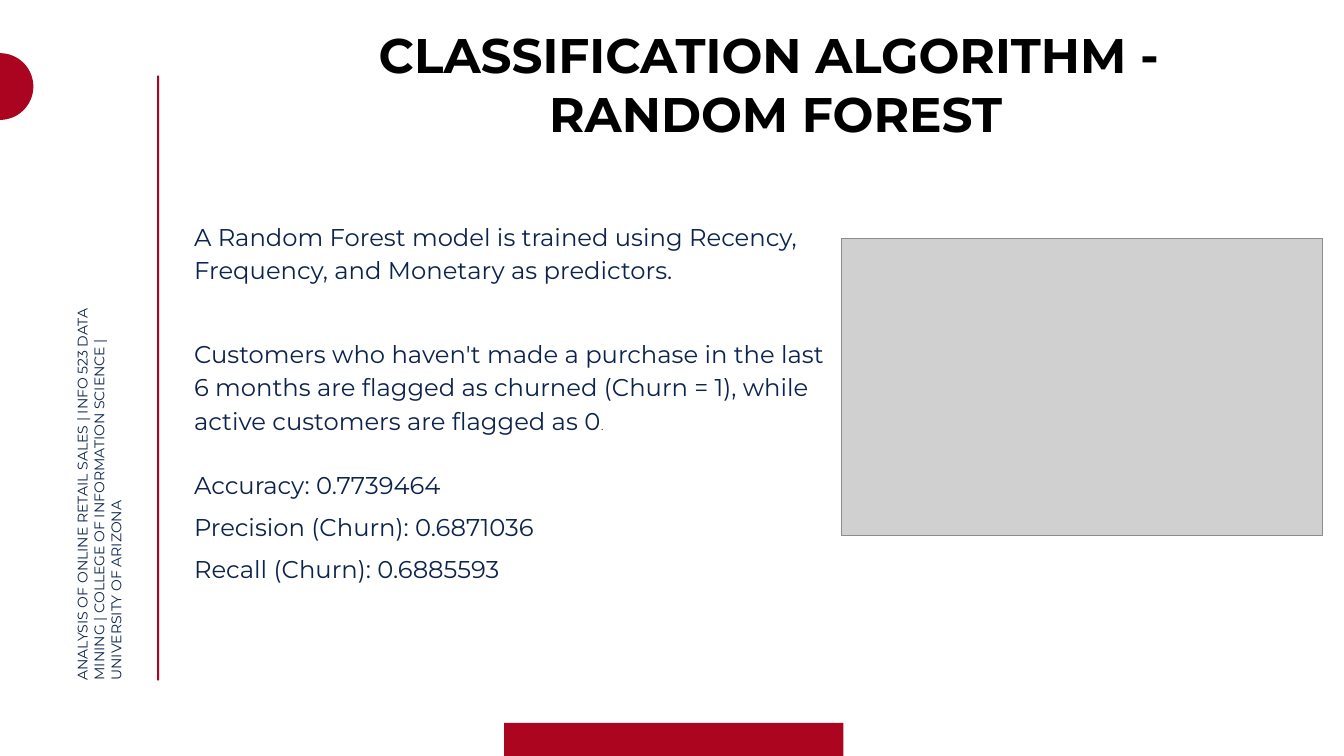
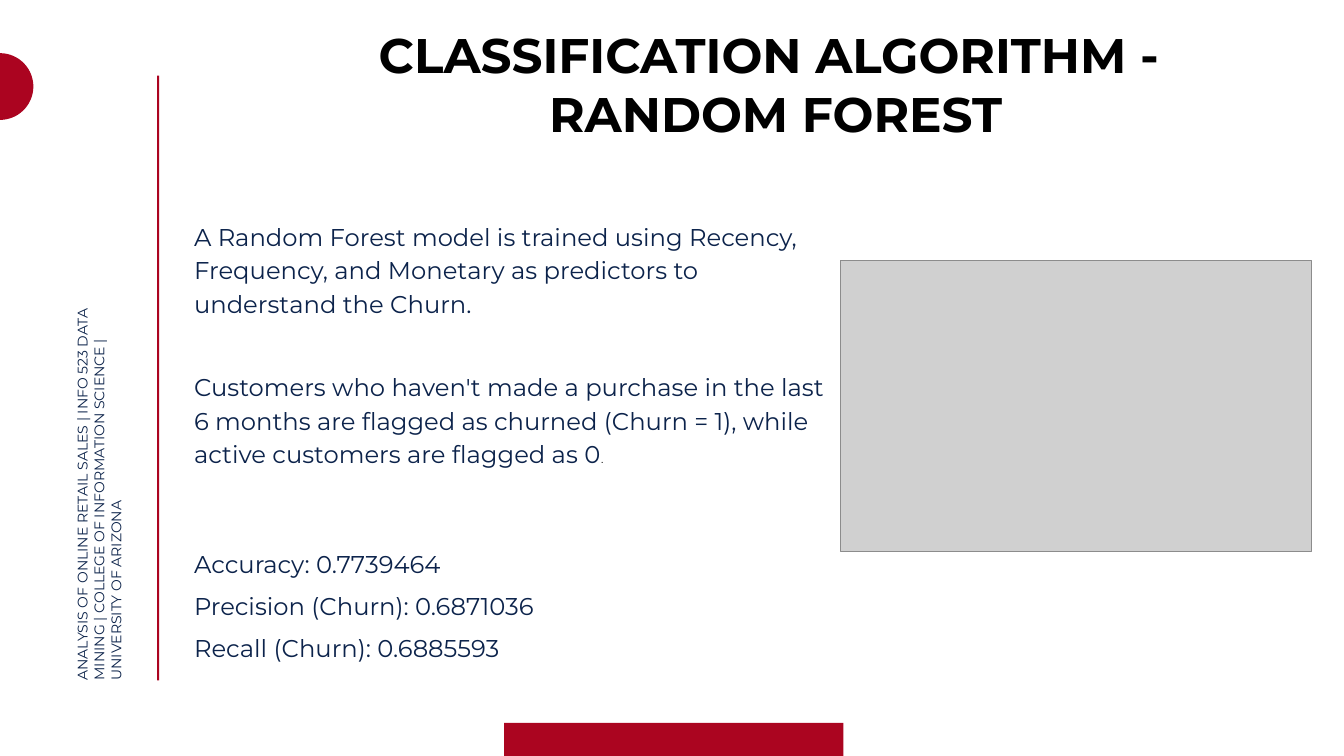
Before and after one commit to praagnya08/INFO-523, a slide deck: slide 22 of INFO 523 DATA MINING PRESENTATION GROUP 6.pptx (slide 18 before the commit). Drawn at 1344x756 pixels with LibreOffice and Linux fonts; fonts in the diff are those of the drawing; grey boxes stand for pictures; background and template pictures are left out. Boxes give left, top, right and bottom in pixels: in the first picture for what was removed or moved away, otherwise in the second. Text is boxed around its words. In the diff, an @@ line names an element or a change of style, - is before the commit and + after.

```diff
--- a/INFO 523 DATA MINING PRESENTATION GROUP 6.pptx
+++ b/INFO 523 DATA MINING PRESENTATION GROUP 6.pptx
@@ text at <box>194,228,797,313</box>: text changed @@
-A Random Forest model is trained using Recency, Frequency, and Monetary as predictors.
+A Random Forest model is trained using Recency, Frequency, and Monetary as predictors to understand the Churn.
@@ picture: place and size @@
-picture at <box>841,239,1322,536</box>
+picture at <box>840,260,1311,551</box>
```
Also in this commit, not shown: 6 other slides changed, 5 slides added.
